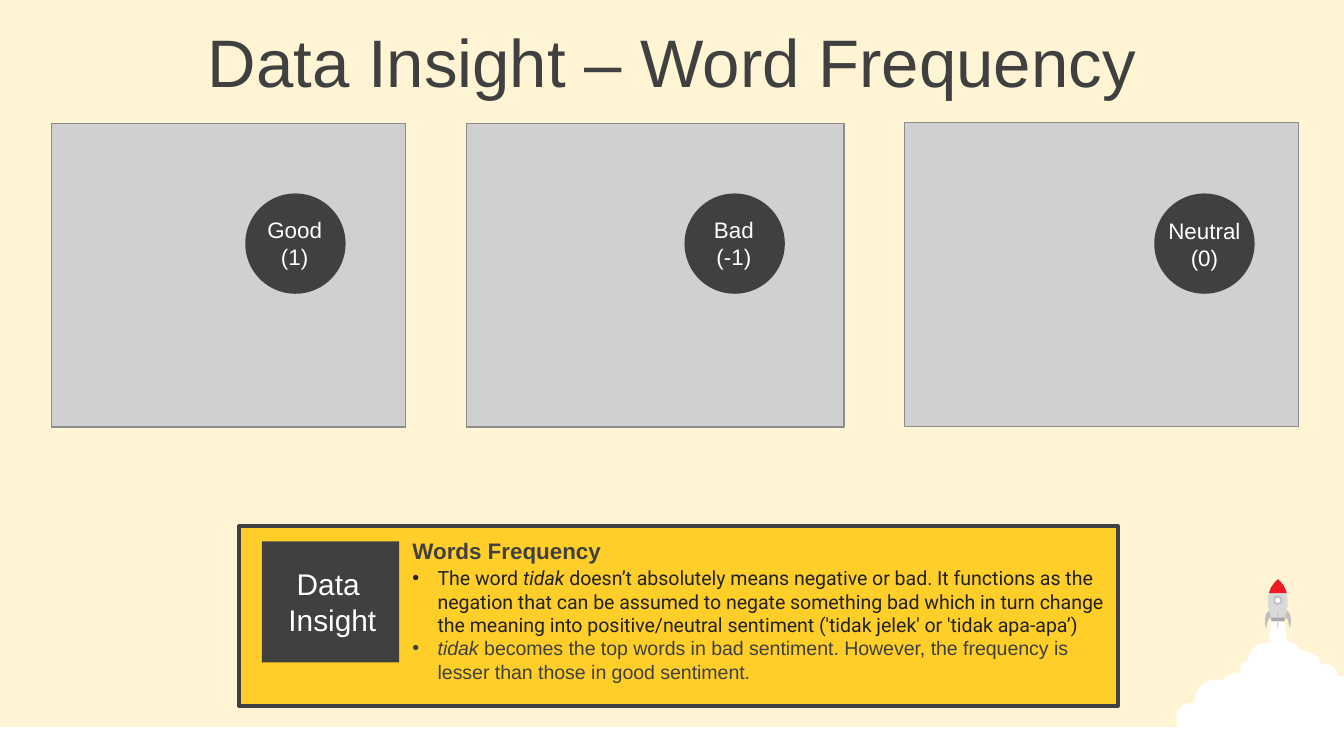
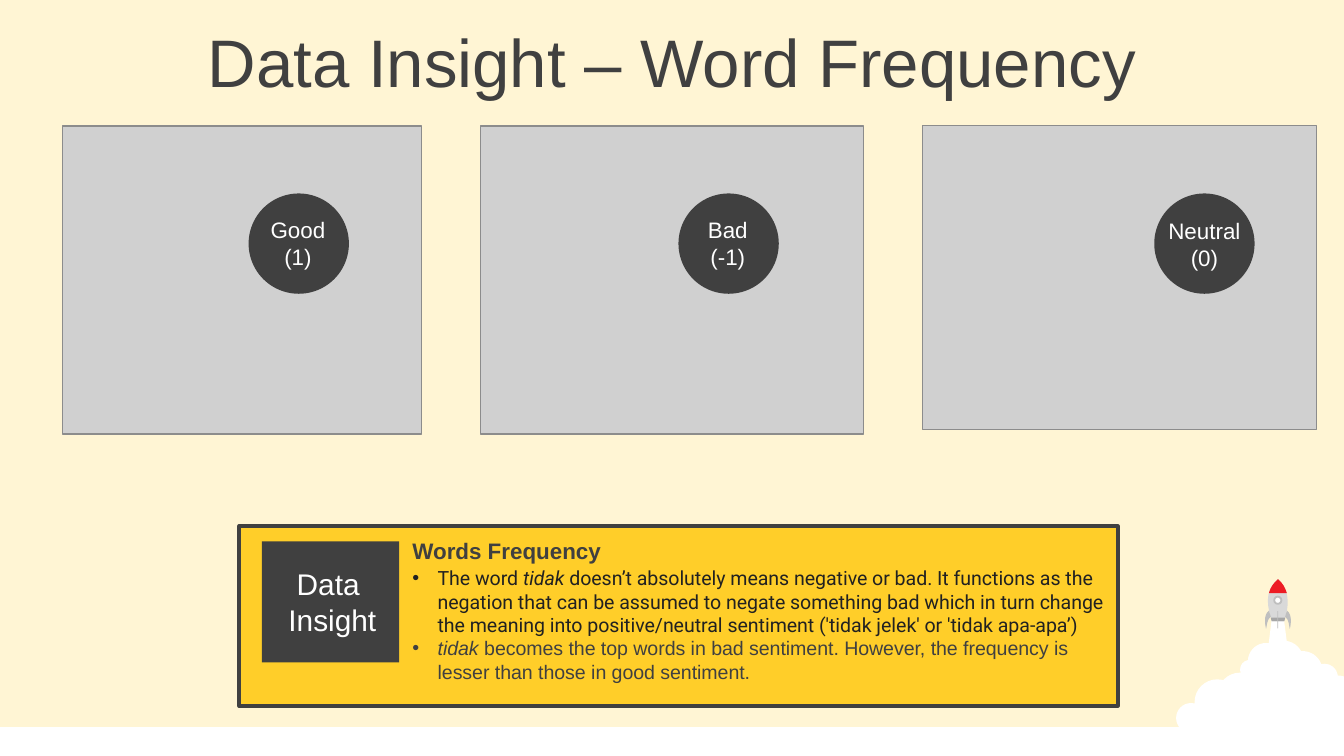
Before and after one commit to Damianus04/data-science-purwadhika-final-project, a slide deck: slide 14 of 0-Final-Project-Presentation.pptx. Drawn at 1344x756 pixels with LibreOffice and Linux fonts; fonts in the diff are those of the drawing; grey boxes stand for pictures. Boxes give left, top, right and bottom in pixels: in the first picture for what was removed or moved away, otherwise in the second. Text is boxed around its words. In the diff, an @@ line names an element or a change of style, - is before the commit and + after.

```diff
--- a/0-Final-Project-Presentation.pptx
+++ b/0-Final-Project-Presentation.pptx
@@ picture: place and size @@
-picture at (51, 124, 405, 427)
+picture at (62, 126, 421, 434)
@@ picture: place and size @@
-picture at (466, 124, 844, 427)
+picture at (480, 126, 863, 434)
@@ picture: place and size @@
-picture at (905, 122, 1298, 426)
+picture at (922, 126, 1316, 430)
@@ ellipse: place and size @@
-ellipse at (684, 194, 785, 294)
+ellipse at (679, 194, 780, 294)
@@ text "Good": place and size @@
-text "Good" at (267, 221, 322, 270)
+text "Good" at (271, 221, 326, 270)
@@ text "Bad": place and size @@
-text "Bad" at (714, 221, 754, 270)
+text "Bad" at (708, 221, 748, 270)
```
Also in this commit, not shown: 9 other slides changed, 5 other files.
